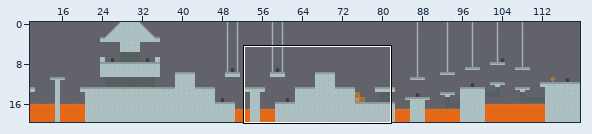
An edit to a level. Tiled map (JSON), src/main/resources/levels/level2.json. Above, an overview of the earlier version with the close-up marked.
Close-up. Before:
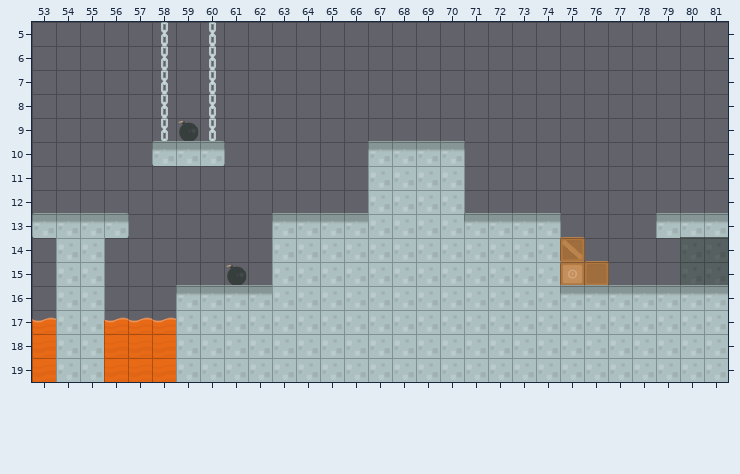
Cells are 70x70 px. Shown: x 53..81, y 5..19. The commit also changed other parts of the map, which this record leaves out.
New version:
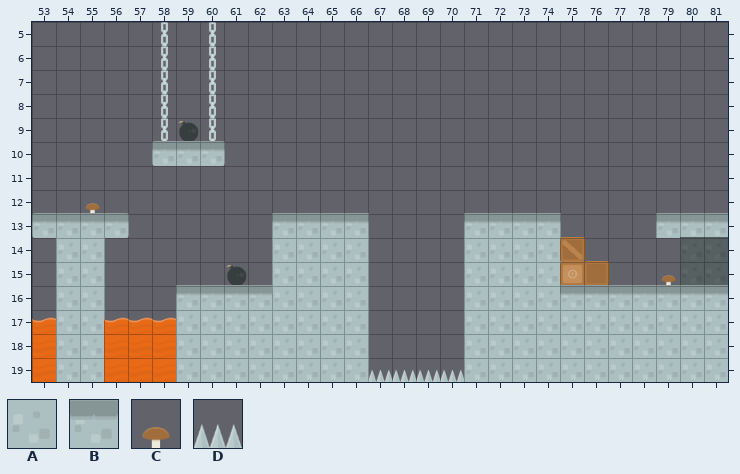
Key: from "tiles": A 285 "stone", B 300 "stone", C 453 "pickup/mushroom", D 459 "spike".
_ is an empty cell.
The edit:
Layer "foreground":
y 10: x 67..70 BBBB -> ____
y 11: x 67..70 AAAA -> ____
y 12: x 55 _ -> C; x 67..70 AAAA -> ____
y 13..14: x 67..70 AAAA -> ____
y 15: x 67..70 AAAA -> ____; x 79 _ -> C
y 16..18: x 67..70 AAAA -> ____
y 19: x 67..70 AAAA -> DDDD
Changed places in both close-ups, as pixel boxes (x1, y1, x2, y2):
changed: (368, 141, 465, 382)
added: (85, 203, 100, 213)
added: (661, 275, 676, 285)
